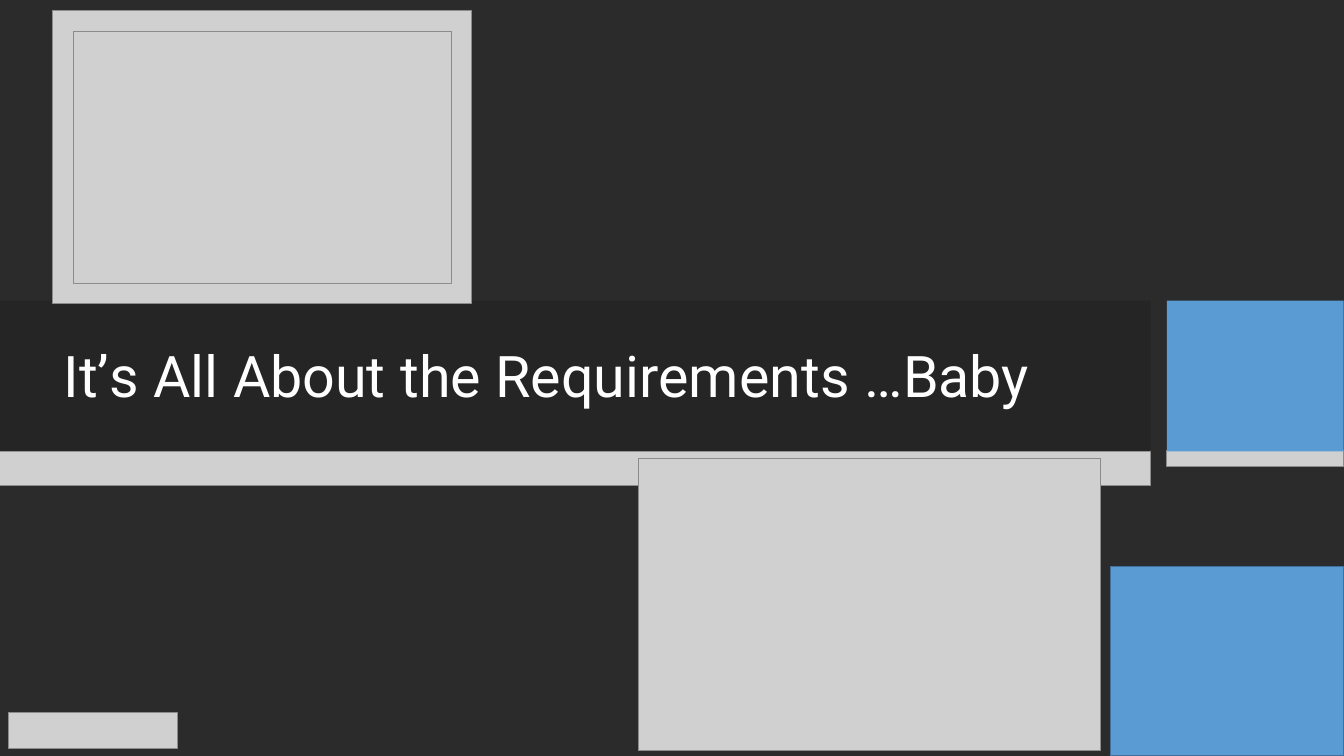
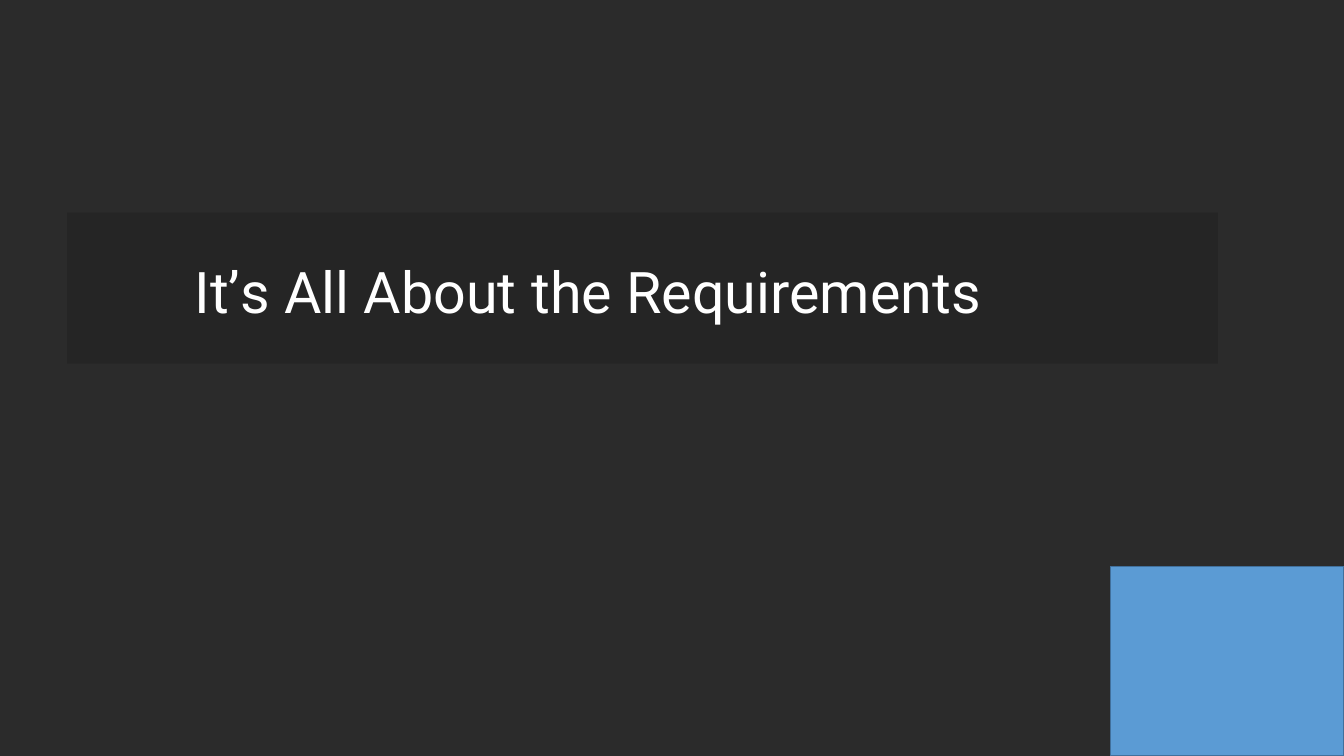
Before and after one commit to fenago/ba, a slide deck: slide 1 of 0311_RESOURCE_RequirementBasics.pptx. Drawn at 1344x756 pixels with LibreOffice and Linux fonts; fonts in the diff are those of the drawing; grey boxes stand for pictures; background and template pictures are left out; a plain dark background stands for a picture behind light text. Boxes give left, top, right and bottom in pixels: in the first picture for what was removed or moved away, otherwise in the second. Text is boxed around its words. In the diff, an @@ line names an element or a change of style, - is before the commit and + after.

```diff
--- a/0311_RESOURCE_RequirementBasics.pptx
+++ b/0311_RESOURCE_RequirementBasics.pptx
@@ picture removed at <box>52,10,472,302</box> @@
@@ picture removed at <box>74,31,452,283</box> @@
@@ freeform shape: place and size @@
-freeform shape at <box>0,300,1151,452</box>
+freeform shape at <box>68,213,1219,364</box>
@@ title at <box>195,270,981,325</box>: text changed @@
-It’s All About the Requirements …Baby
+It’s All About the Requirements
@@ freeform shape removed at <box>1168,300,1344,452</box> @@
@@ picture removed at <box>0,451,1150,486</box> @@
@@ picture removed at <box>638,459,1100,751</box> @@
@@ picture removed at <box>1168,451,1344,467</box> @@
@@ picture removed at <box>8,713,177,748</box> @@
```
Also in this commit, not shown: 1 slide added, 1 slide removed, 3 other files.
